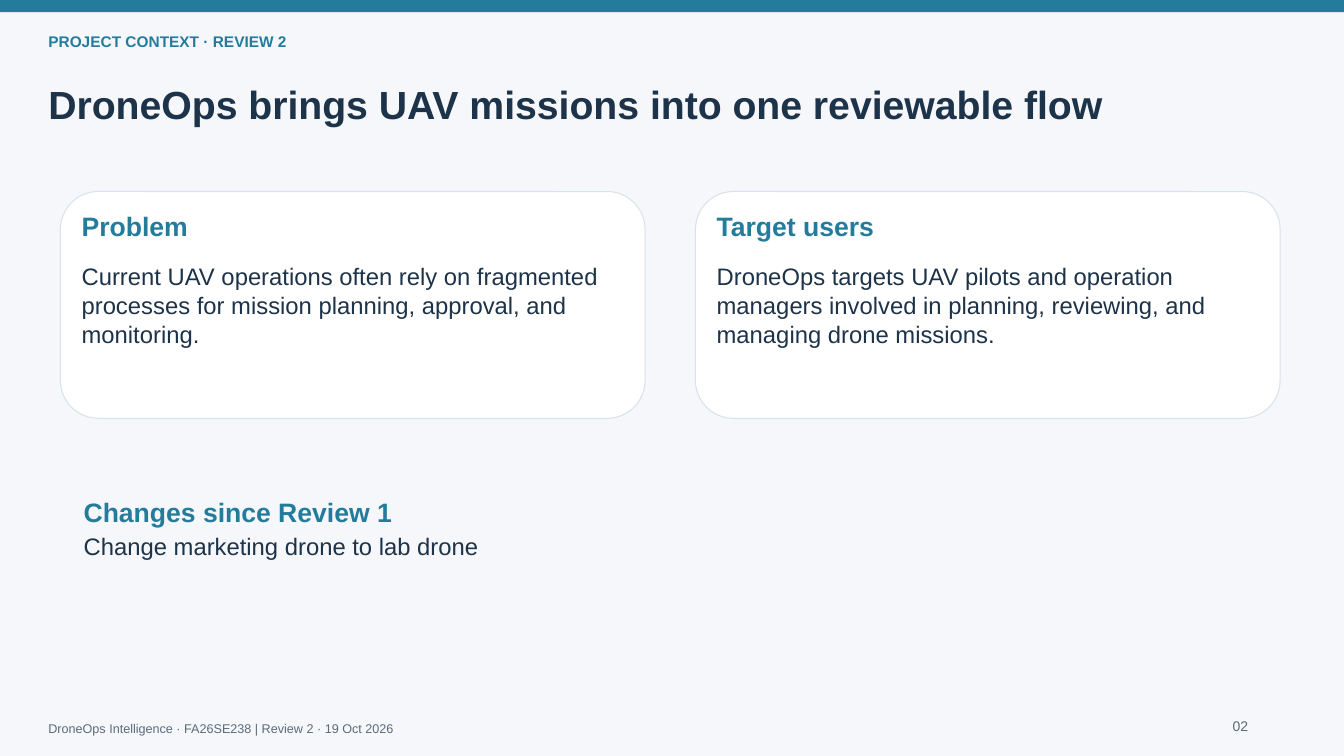
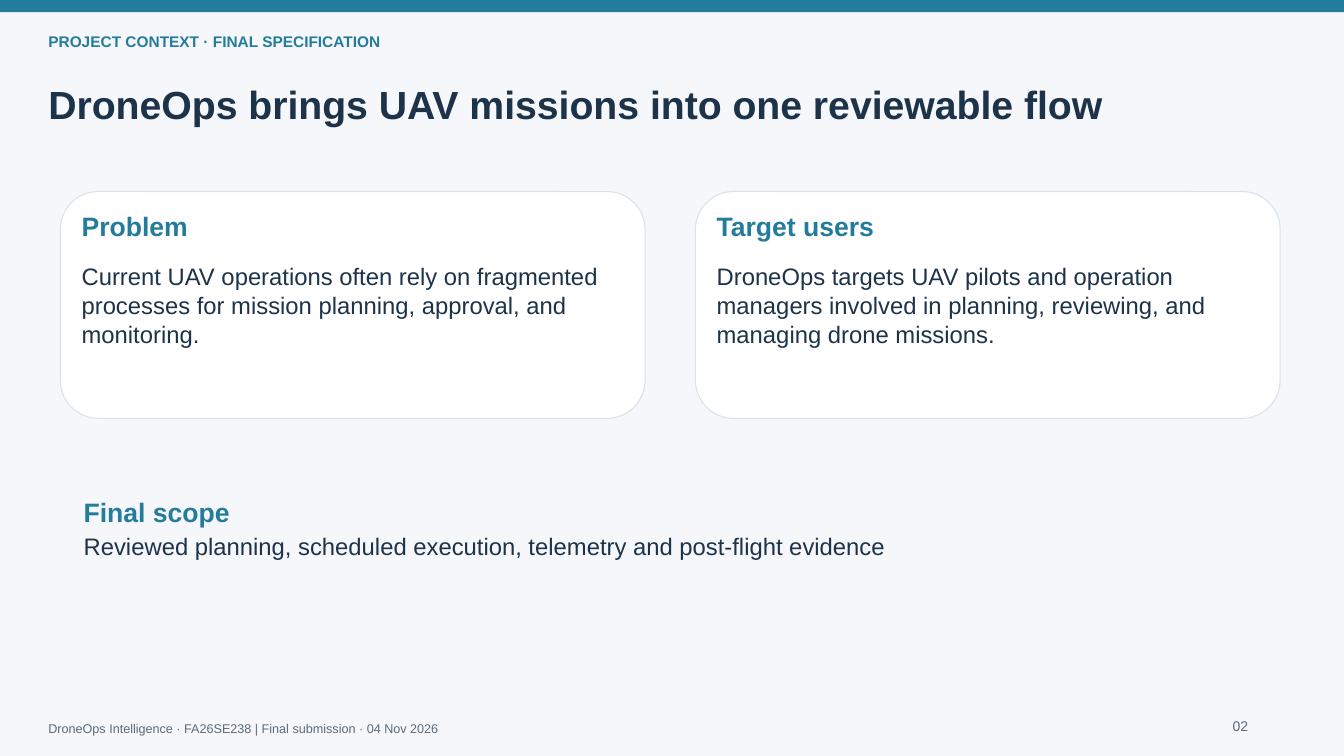
Before and after one commit to alexLe2802/DroneOps-Intelligence-, a slide deck: slide 2 of docs/slides/DroneOps_Review2.pptx. Drawn at 1344x756 pixels with LibreOffice and Linux fonts; fonts in the diff are those of the drawing. Boxes give left, top, right and bottom in pixels: in the first picture for what was removed or moved away, otherwise in the second. Text is boxed around its words. In the diff, an @@ line names an element or a change of style, - is before the commit and + after.

Commit message:
cập nhật 10 tài liệu Word, 3 workbook và slide: - ThongLQ → MF2 realtime, KhanhGNG → MF4 AI, giữ nguyên số flow. - Bổ sung scope, yêu cầu, thiết kế và kiểm thử tự động bay; phân biệt readiness đã có với dispatch/ARM/TAKEOFF chưa triển khai. - Giữ nguyên hình/diagram, không thêm lịch sử sửa đổi. - Chuyển workbook unit test từ .xls sang .xlsx; các test mới để Pending/Untested.

```diff
--- a/docs/slides/DroneOps_Review2.pptx
+++ b/docs/slides/DroneOps_Review2.pptx
@@ text at box(48, 36, 380, 47): text changed @@
-PROJECT CONTEXT · REVIEW 2
+PROJECT CONTEXT · FINAL SPECIFICATION
@@ text at box(84, 502, 884, 560): text changed @@
-Changes since Review 1
-Change marketing drone to lab drone
+Final scope
+Reviewed planning, scheduled execution, telemetry and post-flight evidence
@@ text at box(48, 724, 438, 736): text changed @@
-DroneOps Intelligence · FA26SE238 | Review 2 · 19 Oct 2026
+DroneOps Intelligence · FA26SE238 | Final submission · 04 Nov 2026
```
Also in this commit, not shown: 19 other slides changed, 2 slides added, 35 other files.
